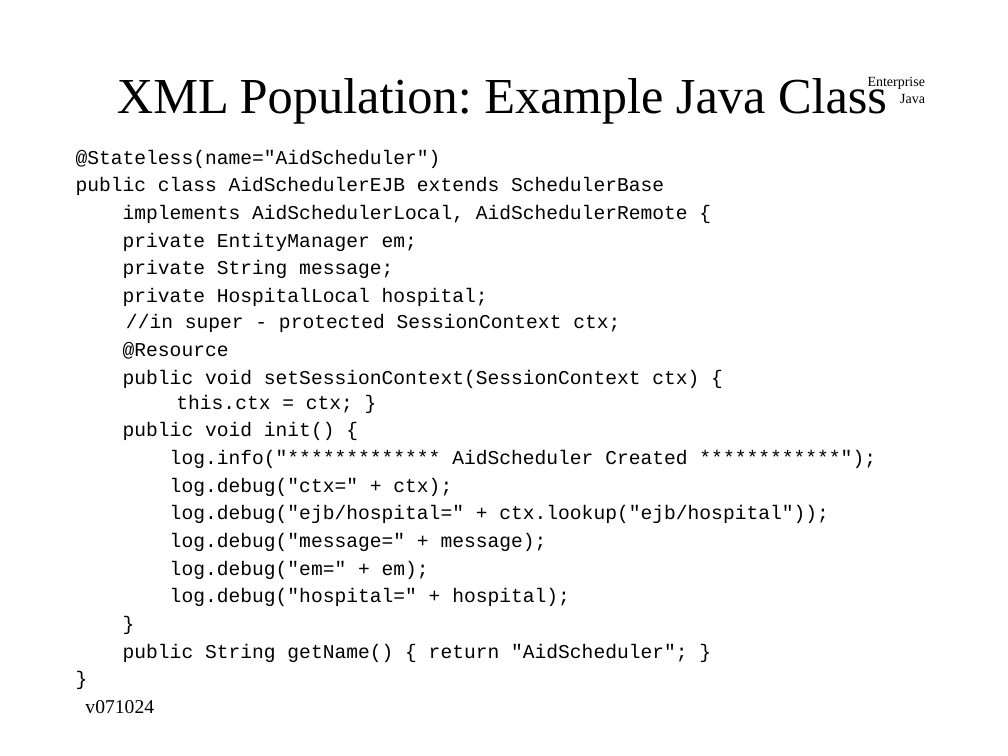
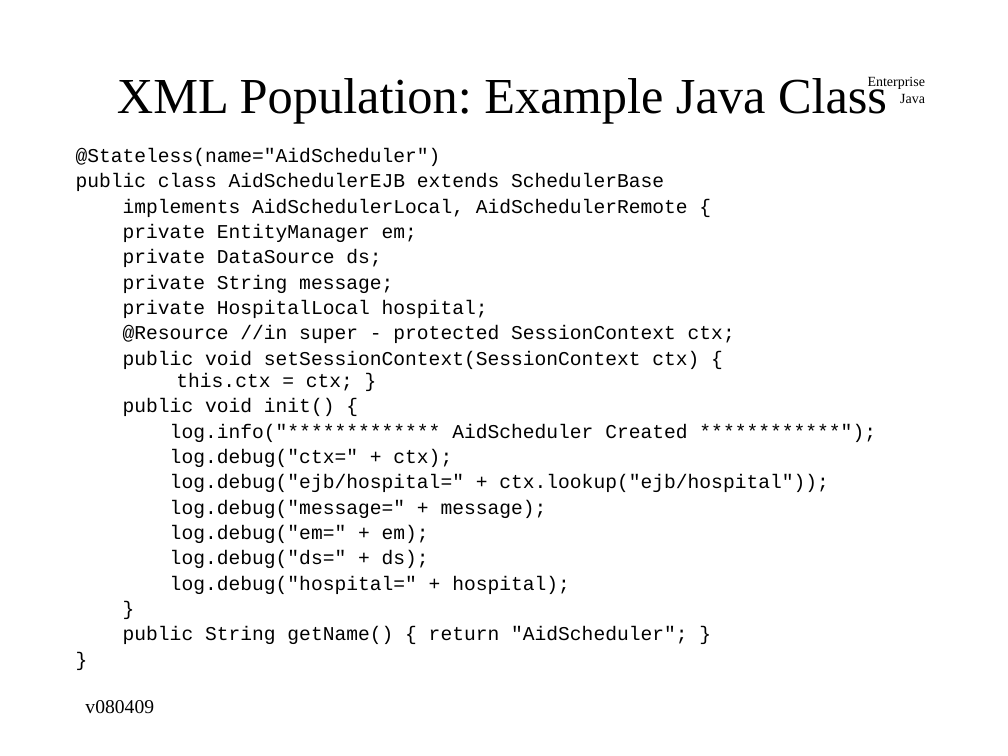
Before and after one commit to jcstaff/ejava-javaee, a slide deck: slide 7 of jndiDemo/src/site/resources/lectures/jndiENC.ppt. Drawn at 1008x756 pixels with LibreOffice and Linux fonts; fonts in the diff are those of the drawing. Boxes give left, top, right and bottom in pixels: in the first picture for what was removed or moved away, otherwise in the second. Text is boxed around its words. In the diff, an @@ line names an element or a change of style, - is before the commit and + after.

```diff
--- a/jndiDemo/src/site/resources/lectures/jndiENC.ppt
+++ b/jndiDemo/src/site/resources/lectures/jndiENC.ppt
@@ text at (76, 148, 829, 644): line spacing 0.7 to 0.6 @@
@@ text at (123, 249, 381, 267): paragraph added @@
+private DataSource ds;
@@ text at (123, 325, 735, 343): text changed @@
-  //in super - protected SessionContext ctx;
-@Resource
+@Resource //in super - protected SessionContext ctx;
@@ text at (170, 550, 429, 568): paragraph added @@
+log.debug("ds=" + ds);
@@ text at (85, 700, 154, 714): text changed @@
-v071024
+v080409
```
Also in this commit, not shown: 14 other slides changed, 4 slides added, 1 slide removed, 5 other files.
